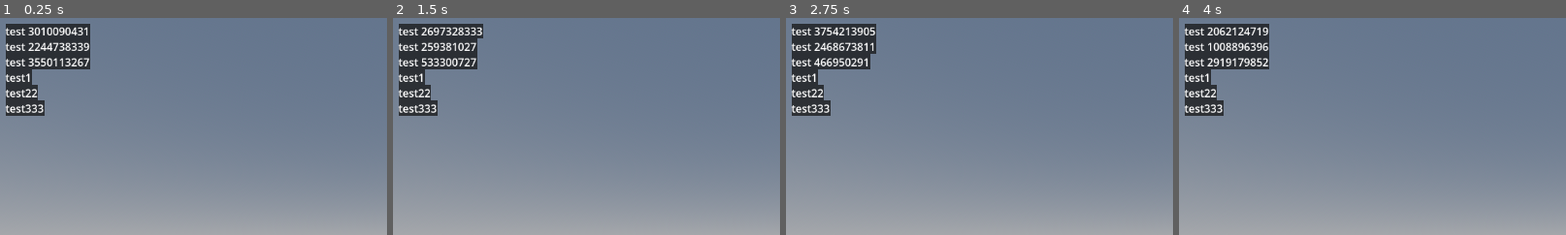
Above: before the commit, frames 1-4 (left to right).
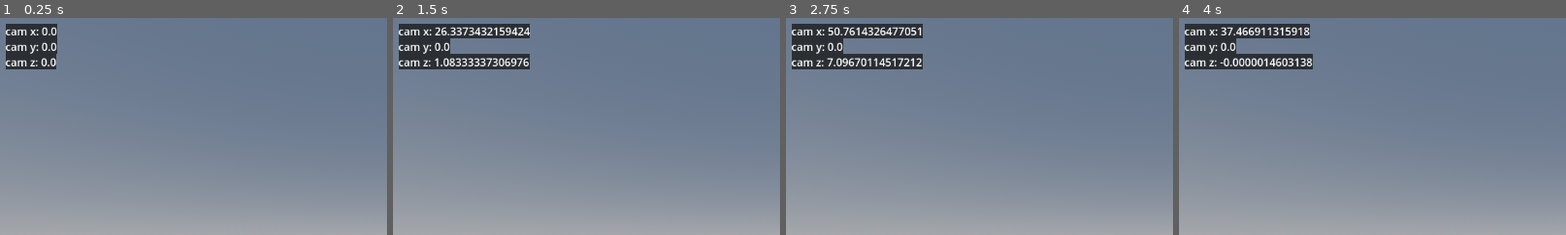
Above: after the commit, the same moments.

Repository: pixerhp/Hatchetflair
Game: Godot game, scene res://topscenes/gameplay_topscene.tscn
Same seed, same stepped clock (60 frames per second), same inputs: the game is played once before the commit and once after it.
Inputs (mouse positions are % of the whole screen's width and height, from its top left):
- Up to frame 1 (0.25 s): no input
- Up to frame 2 (1.5 s): move the mouse to (72, 45) at 0.52 s; hold D (move_right, bound only after the commit) 0.53-1.28 s; hold Shift (speed_faster, bound only after the commit) 0.53-1.28 s; click (72, 45) at 0.67 s; tap Ctrl (speed_slower, bound only after the commit) at 0.8, 1.35 s; move the mouse to (30, 55) at 1.27 s; hold S (move_backwards, bound only after the commit) from 1.28 s (still down); click (30, 55) at 1.42 s
- Up to frame 3 (2.75 s): tap Shift (speed_faster, bound only after the commit) at 1.55 s; move the mouse to (60, 28) at 2.02 s; release S (move_backwards, bound only after the commit) at 2.03 s; hold D (move_right, bound only after the commit) from 2.03 s (still down); hold Shift (speed_faster, bound only after the commit) from 2.03 s (still down); click (60, 28) at 2.17 s; tap Ctrl (speed_slower, bound only after the commit) at 2.3 s
- Up to frame 4 (4 s): move the mouse to (45, 70) at 2.77 s; release D (move_right, bound only after the commit) at 2.78 s; release Shift (speed_faster, bound only after the commit) at 2.78 s; hold W (move_forwards, bound only after the commit) 2.78-3.53 s; tap Ctrl (speed_slower, bound only after the commit) at 2.85, 3.8 s; click (45, 70) at 2.92 s; tap Shift (speed_faster, bound only after the commit) at 3.05 s; move the mouse to (80, 65) at 3.52 s; hold A (move_left, bound only after the commit) from 3.53 s (still down); hold Shift (speed_faster, bound only after the commit) from 3.53 s (still down); click (80, 65) at 3.67 s
The pictures show only the part of the screen within x 0-50%, y 0-50%; the shares and areas given below are measured in that part.

The runs differ from the first frame. In frame 1, 4.5% of the frame differs, in the area x 1-24%, y 2-46%; in frame 2, 5.4%; in frame 3, 5.5%, in the area x 1-36%, y 2-46%; in frame 4, 5.3%.

Commit message:
Implemented camera controls
There's also a cube and position debug text for movement reference.

Diff:
--- a/project.godot
+++ b/project.godot
@@ -21,3 +21,56 @@
 [autoload]
 
 DebugDraw="*res://scripts/autoloaded/debug_draw.gd"
+
+[input]
+
+move_backwards={
+"deadzone": 0.2,
+"events": [Object(InputEventKey,"resource_local_to_scene":false,"resource_name":"","device":-1,"window_id":0,"alt_pressed":false,"shift_pressed":false,"ctrl_pressed":false,"meta_pressed":false,"pressed":false,"keycode":0,"physical_keycode":83,"key_label":0,"unicode":115,"location":0,"echo":false,"script":null)
+]
+}
+move_forwards={
+"deadzone": 0.2,
+"events": [Object(InputEventKey,"resource_local_to_scene":false,"resource_name":"","device":-1,"window_id":0,"alt_pressed":false,"shift_pressed":false,"ctrl_pressed":false,"meta_pressed":false,"pressed":false,"keycode":0,"physical_keycode":87,"key_label":0,"unicode":119,"location":0,"echo":false,"script":null)
+]
+}
+move_left={
+"deadzone": 0.2,
+"events": [Object(InputEventKey,"resource_local_to_scene":false,"resource_name":"","device":-1,"window_id":0,"alt_pressed":false,"shift_pressed":false,"ctrl_pressed":false,"meta_pressed":false,"pressed":false,"keycode":0,"physical_keycode":65,"key_label":0,"unicode":97,"location":0,"echo":false,"script":null)
+]
+}
+move_right={
+"deadzone": 0.2,
+"events": [Object(InputEventKey,"resource_local_to_scene":false,"resource_name":"","device":-1,"window_id":0,"alt_pressed":false,"shift_pressed":false,"ctrl_pressed":false,"meta_pressed":false,"pressed":false,"keycode":0,"physical_keycode":68,"key_label":0,"unicode":100,"location":0,"echo":false,"script":null)
+]
+}
+move_crouch_down={
+"deadzone": 0.2,
+"events": [Object(InputEventKey,"resource_local_to_scene":false,"resource_name":"","device":-1,"window_id":0,"alt_pressed":false,"shift_pressed":false,"ctrl_pressed":false,"meta_pressed":false,"pressed":false,"keycode":0,"physical_keycode":67,"key_label":0,"unicode":99,"location":0,"echo":false,"script":null)
+]
+}
+move_jump_up={
+"deadzone": 0.2,
+"events": [Object(InputEventKey,"resource_local_to_scene":false,"resource_name":"","device":-1,"window_id":0,"alt_pressed":false,"shift_pressed":false,"ctrl_pressed":false,"meta_pressed":false,"pressed":false,"keycode":0,"physical_keycode":32,"key_label":0,"unicode":32,"location":0,"echo":false,"script":null)
+]
+}
+move_relative_down={
+"deadzone": 0.2,
+"events": [Object(InputEventKey,"resource_local_to_scene":false,"resource_name":"","device":-1,"window_id":0,"alt_pressed":false,"shift_pressed":false,"ctrl_pressed":false,"meta_pressed":false,"pressed":false,"keycode":0,"physical_keycode":81,"key_label":0,"unicode":113,"location":0,"echo":false,"script":null)
+]
+}
+move_relative_up={
+"deadzone": 0.2,
+"events": [Object(InputEventKey,"resource_local_to_scene":false,"resource_name":"","device":-1,"window_id":0,"alt_pressed":false,"shift_pressed":false,"ctrl_pressed":false,"meta_pressed":false,"pressed":false,"keycode":0,"physical_keycode":69,"key_label":0,"unicode":101,"location":0,"echo":false,"script":null)
+]
+}
+speed_slower={
+"deadzone": 0.2,
+"events": [Object(InputEventKey,"resource_local_to_scene":false,"resource_name":"","device":-1,"window_id":0,"alt_pressed":false,"shift_pressed":false,"ctrl_pressed":false,"meta_pressed":false,"pressed":false,"keycode":0,"physical_keycode":4194326,"key_label":0,"unicode":0,"location":0,"echo":false,"script":null)
+]
+}
+speed_faster={
+"deadzone": 0.2,
+"events": [Object(InputEventKey,"resource_local_to_scene":false,"resource_name":"","device":-1,"window_id":0,"alt_pressed":false,"shift_pressed":false,"ctrl_pressed":false,"meta_pressed":false,"pressed":false,"keycode":0,"physical_keycode":4194325,"key_label":0,"unicode":0,"location":0,"echo":false,"script":null)
+]
+}
--- a/scripts/autoloaded/debug_draw.gd
+++ b/scripts/autoloaded/debug_draw.gd
@@ -16,13 +16,10 @@
 	add_child(canvas_item)
 
 func _process(_delta):
-	texts_to_draw.append("test " + str(randi()))
-	texts_to_draw.append("test " + str(randi()))
-	texts_to_draw.append("test " + str(randi()))
 	canvas_item.queue_redraw()
 
 func _on_CanvasItem_draw():
-	# Handle debug texts:
+	# Draw debug texts:
 	var draw_pos: Vector2 = Vector2()
 	var font_ascent: Vector2 = Vector2(0, texts_font.get_ascent())
 	var font_height: int = texts_font.get_height() + texts_ypad
--- a/scripts/flycam.gd
+++ b/scripts/flycam.gd
@@ -1,6 +1,58 @@
 extends Node
 
-func _process(delta):
-	DebugDraw.texts_to_draw.append("test1")
-	DebugDraw.texts_to_draw.append("test22")
-	DebugDraw.texts_to_draw.append("test333")
+func _process(_delta):
+	DebugDraw.texts_to_draw.append("cam x: " + str(self.position.x))
+	DebugDraw.texts_to_draw.append("cam y: " + str(self.position.y))
+	DebugDraw.texts_to_draw.append("cam z: " + str(self.position.z))
+
+var fly_speed: float = 0
+var fly_direction_vector: Vector3 = Vector3()
+func _physics_process(delta):
+	# Determine fly speed:
+	if Input.is_action_pressed("speed_faster"):
+		fly_speed = 32 if fly_speed < 32 else (fly_speed * (1 + delta/4))
+	elif Input.is_action_pressed("speed_slower"):
+		fly_speed = 0.25
+	else:
+		fly_speed = 8
+
+	# Determine fly direction:
+	fly_direction_vector = Vector3(0, 0, 0)
+	if Input.is_action_pressed("move_backwards"):
+		fly_direction_vector += self.global_transform.basis.z
+	if Input.is_action_pressed("move_forwards"):
+		fly_direction_vector += -1 * self.global_transform.basis.z
+	if Input.is_action_pressed("move_left"):
+		fly_direction_vector += -1 * self.global_transform.basis.x
+	if Input.is_action_pressed("move_right"):
+		fly_direction_vector += self.global_transform.basis.x
+	if Input.is_action_pressed("move_jump_up"):
+		fly_direction_vector += Vector3(0,1,0)
+	if Input.is_action_pressed("move_crouch_down"):
+		fly_direction_vector += Vector3(0,-1,0)
+	if Input.is_action_pressed("move_relative_down"):
+		fly_direction_vector += -1 * self.global_transform.basis.y
+	if Input.is_action_pressed("move_relative_up"):
+		fly_direction_vector += self.global_transform.basis.y
+
+	# Handle fly movement:
+	fly_direction_vector = fly_direction_vector.normalized()
+	self.position += fly_speed * delta * fly_direction_vector
+
+# Handle mouse grabbing and rotation controls for fly cam:
+var previous_mouse_pos: Vector2 = Vector2(0, 0)
+func _input(event) -> void:
+	if event is InputEventMouseButton:
+		if event.button_index == MOUSE_BUTTON_RIGHT:
+			if Input.is_mouse_button_pressed(MOUSE_BUTTON_RIGHT):
+				previous_mouse_pos = get_viewport().get_mouse_position()
+				Input.mouse_mode = Input.MOUSE_MODE_CAPTURED
+			else:
+				Input.mouse_mode = Input.MOUSE_MODE_VISIBLE
+				Input.warp_mouse(previous_mouse_pos)
+	if event is InputEventMouseMotion:
+		if Input.is_mouse_button_pressed(MOUSE_BUTTON_RIGHT):
+			# presumably, mouse movement is in pixels (and rotation is in radians).
+			self.rotation.y += event.relative.x * -0.005
+			self.rotation.x += event.relative.y * -0.005
+	return
--- a/topscenes/gameplay_topscene.tscn
+++ b/topscenes/gameplay_topscene.tscn
@@ -11,6 +11,8 @@
 background_mode = 2
 sky = SubResource("Sky_3dqie")
 
+[sub_resource type="BoxMesh" id="BoxMesh_3dqie"]
+
 [node name="GameplayTopscene" type="Node3D"]
 
 [node name="WorldEnvironment" type="WorldEnvironment" parent="."]
@@ -21,3 +23,6 @@
 
 [node name="FlyCam" type="Camera3D" parent="."]
 script = ExtResource("1_3dqie")
+
+[node name="MeshInstance3D" type="MeshInstance3D" parent="."]
+mesh = SubResource("BoxMesh_3dqie")
Not shown: 1 places in topscenes/gameplay_topscene.tscn that only renumber resources
